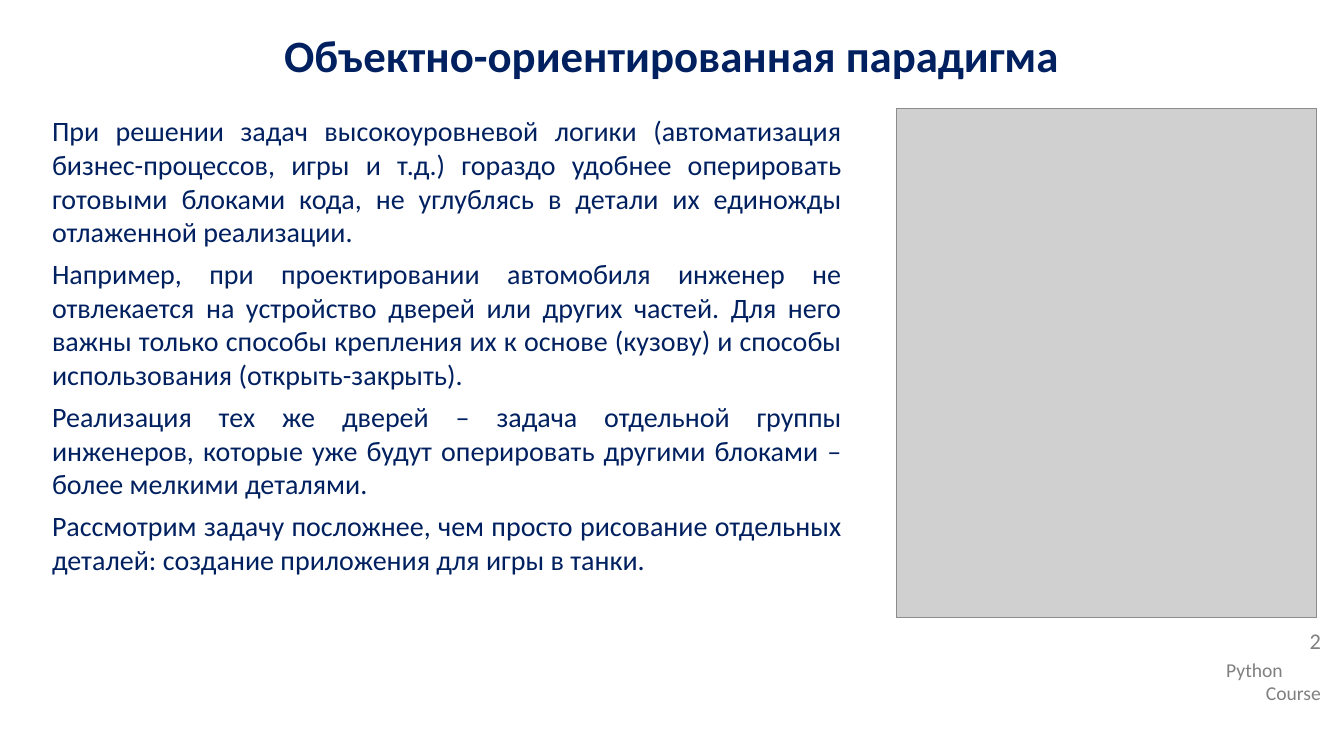
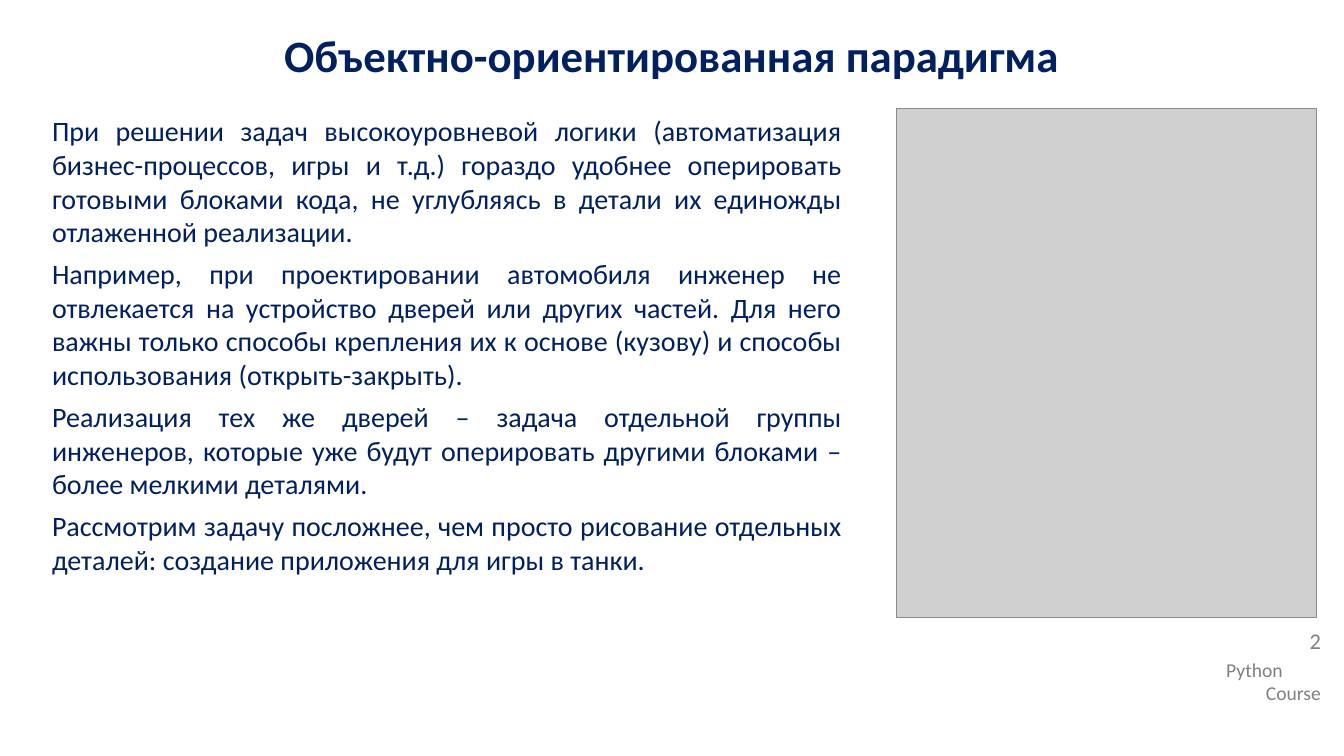
Before and after one commit to IlyaOrlov/PythonCourse2.0_August22, a slide deck: slide 2 of Lectures/py_lec_6.pptx. Drawn at 1344x756 pixels with LibreOffice and Linux fonts; fonts in the diff are those of the drawing; grey boxes stand for pictures; background and template pictures are left out. Boxes give left, top, right and bottom in pixels: in the first picture for what was removed or moved away, otherwise in the second. Text is boxed around its words. In the diff, an @@ line names an element or a change of style, - is before the commit and + after.

Commit message:
Продвинутый курс

```diff
--- a/Lectures/py_lec_6.pptx
+++ b/Lectures/py_lec_6.pptx
@@ text at bbox=[52, 121, 842, 247]: text changed @@
-При решении задач высокоуровневой логики (автоматизация бизнес-процессов, игры и т.д.) гораздо удобнее оперировать готовыми блоками кода, не углублясь в детали их единожды отлаженной реализации.
+При решении задач высокоуровневой логики (автоматизация бизнес-процессов, игры и т.д.) гораздо удобнее оперировать готовыми блоками кода, не углубляясь в детали их единожды отлаженной реализации.
```
